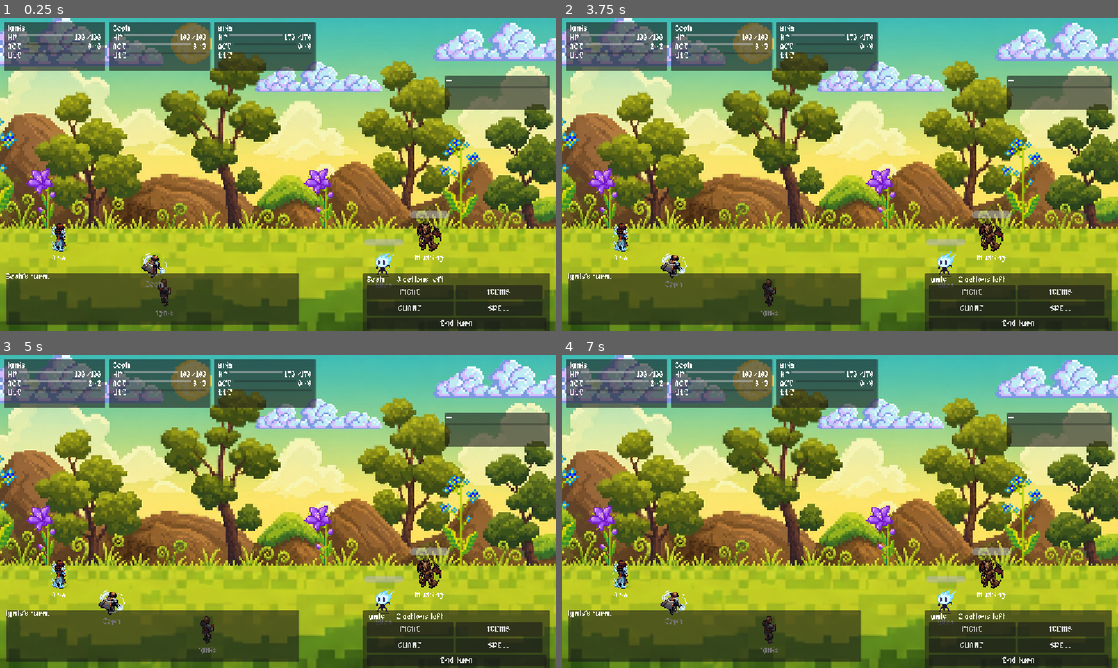
Above: before the commit, frames 1-4 (two rows, left to right).
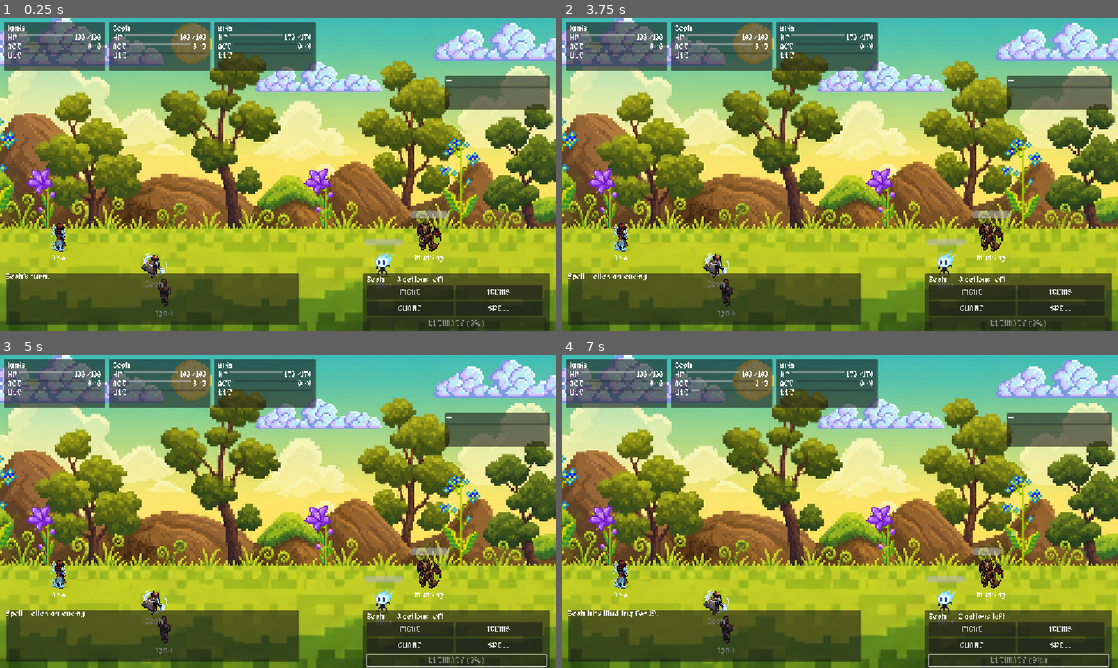
Above: after the commit, the same moments.

Repository: j75484696-bot/rpg_game_dmitra
Game: Godot game, scene res://scenes/battle/battle.tscn
Same seed, same stepped clock (60 frames per second), same inputs: the game is played once before the commit and once after it.
Inputs (mouse positions are in pixels of both pictures, inside the frame that each line leads up to):
- Up to frame 1 (0.25 s): no input
- Up to frame 2 (3.75 s): click "FIGHT" at 0.5 s; click "ITEMS" at 1.25 s; click "GUARD" at 2 s; click "SPELL" at 2.75 s; click (1017, 324) at 3.5 s, where only the run before the commit has a clickable "End turn"
- Up to frame 3 (5 s): move the mouse to (205, 630) at 4.27 s; hold Right (ui_right) from 4.28 s (still down); click (205, 630) at 4.42 s
- Up to frame 4 (7 s): move the mouse to (673, 599) at 5.02 s; release Right (ui_right) at 5.03 s; hold Down (ui_down) 5.03-5.78 s; click (673, 599) at 5.17 s; move the mouse to (623, 574) at 5.77 s; hold Right (ui_right) 5.78-6.53 s; click (623, 574) at 5.92 s; move the mouse to (990, 574) at 6.52 s; hold Up (ui_up) from 6.53 s (still down); click (990, 574) at 6.67 s

The runs differ from the first frame. In frame 1, 0.1% of the frame differs, in the area x 77-87%, y 96-99%; in frame 2, 1.1%; in frame 3, 1.3%; in frame 4, 1.4%, in the area x 1-99%, y 8-100%.

Commit message:
Add the ultimate action, button, and placeholder effect
Actions.TYPE gains ULT, cost 1 like the rest. Combat.ultimate() is the
placeholder: ATT x 2.5 through the normal damage path, so DEF and the
element matchup still apply and no new rules enter the game.
COMBAT_DATA.md asked for a "placeholder ult" and never said what it did.

The button is disabled until charged and shows the percentage while it
fills -- ULTIMATE (64%) -- so the gate is visible instead of a dead
button.

Two decisions worth recording:

  The ult costs an action AS WELL AS the meter. A free ult would mean
  ulting and attacking on the same turn.

  spend_ult() is the gate and the spend in one call -- it returns false
  and changes nothing unless full -- so BattleState fires and checks in
  one step, refunding the action on failure. A mis-click costs nothing.

Fixes a bug the probe caught: the ultimate recharged itself. act()
charges the meter from damage dealt, and the ult deals ~70, so firing it
immediately refunded 35% of the bar it had just spent. ULT is now
excluded from ult gain.

Verified in-engine:

  empty meter -> act() false, 3 actions still unspent
  charged     -> button enabled, reads "ULTIMATE"
  fired       -> 70 damage vs 19 for a normal hit; meter 100 -> 0
  normal hit  -> meter charges again

Docs updated: COMBAT_DATA (ult rules + placeholder warning),
INTEGRATION_SEAMS (ULT type, Combat.ultimate, quick ref), NAMING
(ui_btn_ult.png).

Co-Authored-By: Claude Opus 5 <noreply@anthropic.com>

Diff:
--- a/core/Actions.gd
+++ b/core/Actions.gd
@@ -8,7 +8,7 @@
 extends Node
 
 # The four things anyone can do on their turn.
-enum TYPE { MELEE, SPELL, ITEM, GUARD }
+enum TYPE { MELEE, SPELL, ITEM, GUARD, ULT }
 
 # What each type costs. All 1 for the demo — COMBAT_DATA.md states this only for
 # items ("usable in battle, cost 1 action"); the rest are assumed to match.
@@ -18,6 +18,9 @@
 	TYPE.SPELL: 1,
 	TYPE.ITEM: 1,
 	TYPE.GUARD: 1,
+	# The ult still costs an action. The full meter is what gates it, but a
+	# free ult would mean ulting AND attacking on the same turn.
+	TYPE.ULT: 1,
 }
 
 # For buttons and the message log.
@@ -26,6 +29,7 @@
 	TYPE.SPELL: "Spell",
 	TYPE.ITEM: "Item",
 	TYPE.GUARD: "Guard",
+	TYPE.ULT: "Ultimate",
 }
 
 # --- How many actions a turn buys ----------------------------------------
--- a/core/BattleState.gd
+++ b/core/BattleState.gd
@@ -210,9 +210,19 @@
 				actor["budget"].refund(type)
 				return false
 			Actions.declare_guard(guards, t["index"], target_index)
+		Actions.TYPE.ULT:
+			# spend_ult() is the gate AND the spend in one call: it returns
+			# false and changes nothing unless the meter is full. Refund the
+			# action so a mis-click costs nothing.
+			if not actor.has("source") or not actor["source"].spend_ult():
+				actor["budget"].refund(type)
+				return false
+			amount = _damage_enemy(actor, target_index, true)
 
 	# Ult charges on damage DEALT. Character owns the clamp, Combat the rates.
-	if amount > 0 and actor.has("source"):
+	# The ultimate itself is excluded: it hits hard enough that charging from
+	# its own damage refunds a third of the bar the instant it is spent.
+	if amount > 0 and type != Actions.TYPE.ULT and actor.has("source"):
 		actor["source"].gain_ult(amount, 0)
 
 	action_taken.emit(t["index"], true, type, target_index, amount)
@@ -245,13 +255,13 @@
 
 # --- Damage --------------------------------------------------------------
 
-func _damage_enemy(actor: Dictionary, target_index: int) -> int:
+func _damage_enemy(actor: Dictionary, target_index: int, is_ult: bool = false) -> int:
 	if target_index < 0 or target_index >= enemies.size():
 		return 0
 	var target: Dictionary = enemies[target_index]
 	if not target["alive"]:
 		return 0
-	var dealt: int = Combat.melee(actor, target)
+	var dealt: int = Combat.ultimate(actor, target) if is_ult else Combat.melee(actor, target)
 	_apply_damage(target, dealt, target_index, false)
 	return dealt
 
--- a/core/Combat.gd
+++ b/core/Combat.gd
@@ -64,5 +64,14 @@
 
 # COMBAT_DATA.md: +1 per 2 damage dealt, +1 per 4 damage taken.
 # Returns the GAIN, unclamped. Character.gain_ult() owns clamping to 100.
+# PLACEHOLDER ultimate: a heavy ATT-scaled blow. COMBAT_DATA.md calls for a
+# "placeholder ult" and never defines what it does, so this is the simplest
+# thing that reads as devastating: the normal damage path at 2.5x. It still
+# respects DEF and the element matchup, so no new rules enter the game.
+const ULT_MULTIPLIER := 2.5
+
+func ultimate(attacker: Dictionary, target: Dictionary) -> int:
+	return _resolve(attacker["att"] * ULT_MULTIPLIER, attacker["element"], target, true)
+
 func ult_gain(damage_dealt: int, damage_taken: int) -> int:
 	return int(damage_dealt / 2) + int(damage_taken / 4)
--- a/scenes/battle/battle.gd
+++ b/scenes/battle/battle.gd
@@ -61,6 +61,7 @@
 @onready var action_menu: PanelContainer = $Hud/ActionMenu
 @onready var actor_label: Label = $Hud/ActionMenu/Margin/Rows/ActorLabel
 @onready var buttons: GridContainer = $Hud/ActionMenu/Margin/Rows/Buttons
+@onready var ult_button: Button = $Hud/ActionMenu/Margin/Rows/UltButton
 @onready var end_turn_button: Button = $Hud/ActionMenu/Margin/Rows/EndTurnButton
 @onready var damage_layer: Control = $Hud/DamageNumbers
 @onready var background: TextureRect = $BackgroundLayer/Background
@@ -90,6 +91,7 @@
 		Actions.TYPE.SPELL: buttons.get_node("SpellButton"),
 		Actions.TYPE.ITEM: buttons.get_node("ItemButton"),
 		Actions.TYPE.GUARD: buttons.get_node("GuardButton"),
+		Actions.TYPE.ULT: ult_button,
 	}
 	for type in action_buttons:
 		action_buttons[type].pressed.connect(_on_action_pressed.bind(type))
@@ -297,6 +299,12 @@
 	for type in action_buttons:
 		action_buttons[type].disabled = not budget.can_spend(type)
 
+	# The ult needs a full meter on TOP of a spare action, so it cannot ride the
+	# plain can_spend() check. Label it with the charge so the gate is visible.
+	var charged: bool = actor.has("source") and actor["source"].is_ult_ready()
+	ult_button.disabled = ult_button.disabled or not charged
+	ult_button.text = "ULTIMATE" if charged else "ULTIMATE (%d%%)" % int(actor["source"].ult_meter if actor.has("source") else 0)
+
 func _on_action_pressed(type: int) -> void:
 	var t: Dictionary = battle.current()
 	if t.is_empty() or not t["is_hero"]:
--- a/scenes/battle/battle.tscn
+++ b/scenes/battle/battle.tscn
@@ -121,6 +121,9 @@
 custom_minimum_size = Vector2(180, 30)
 text = "SPELL"
 
+[node name="UltButton" type="Button" parent="Hud/ActionMenu/Margin/Rows"]
+text = "ULTIMATE"
+
 [node name="EndTurnButton" type="Button" parent="Hud/ActionMenu/Margin/Rows"]
 text = "End turn"
 
Not shown, changed: CHANGELOG.md
Not shown, changed: COMBAT_DATA.md
Not shown, changed: INTEGRATION_SEAMS.md
Not shown, changed: NAMING.md
